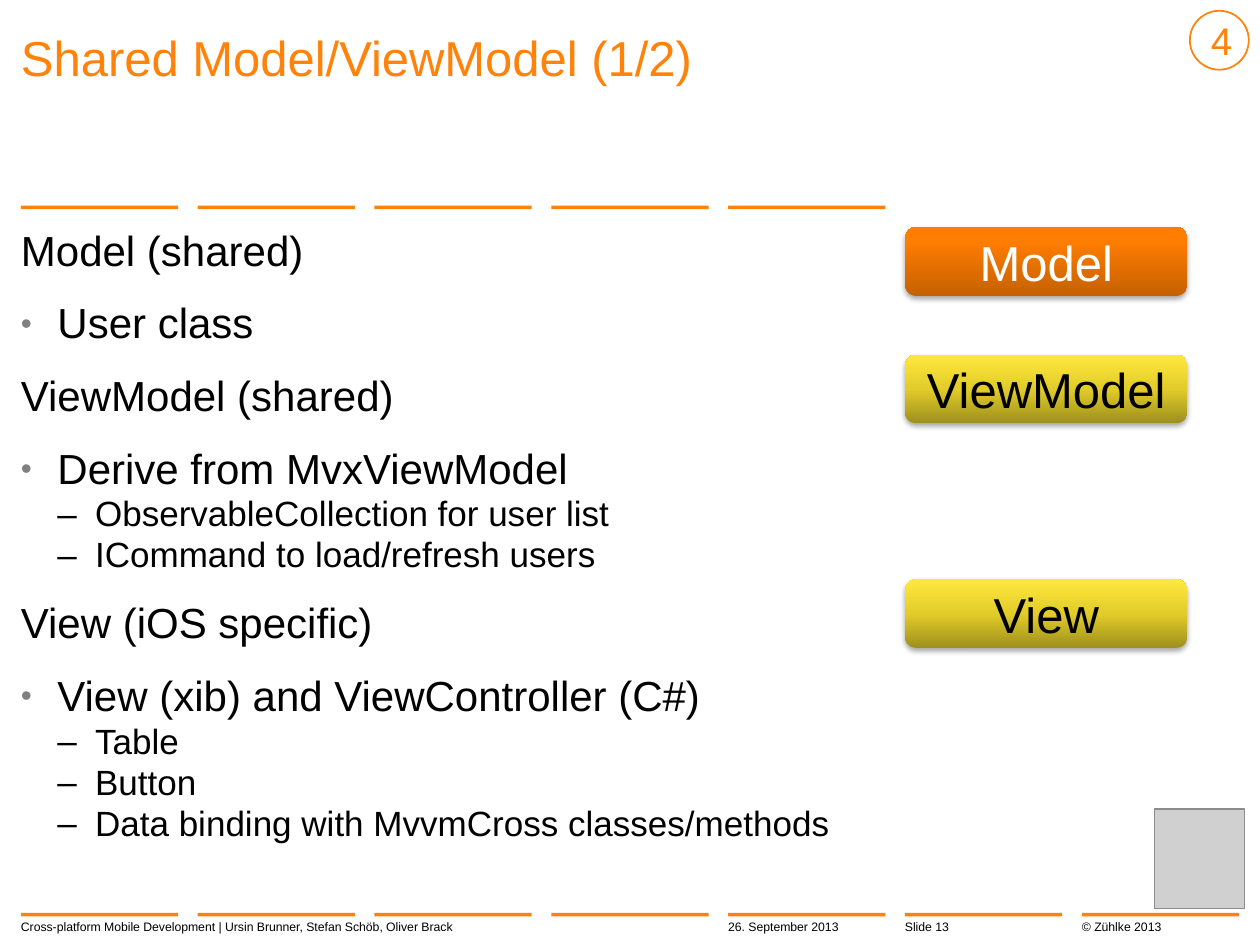
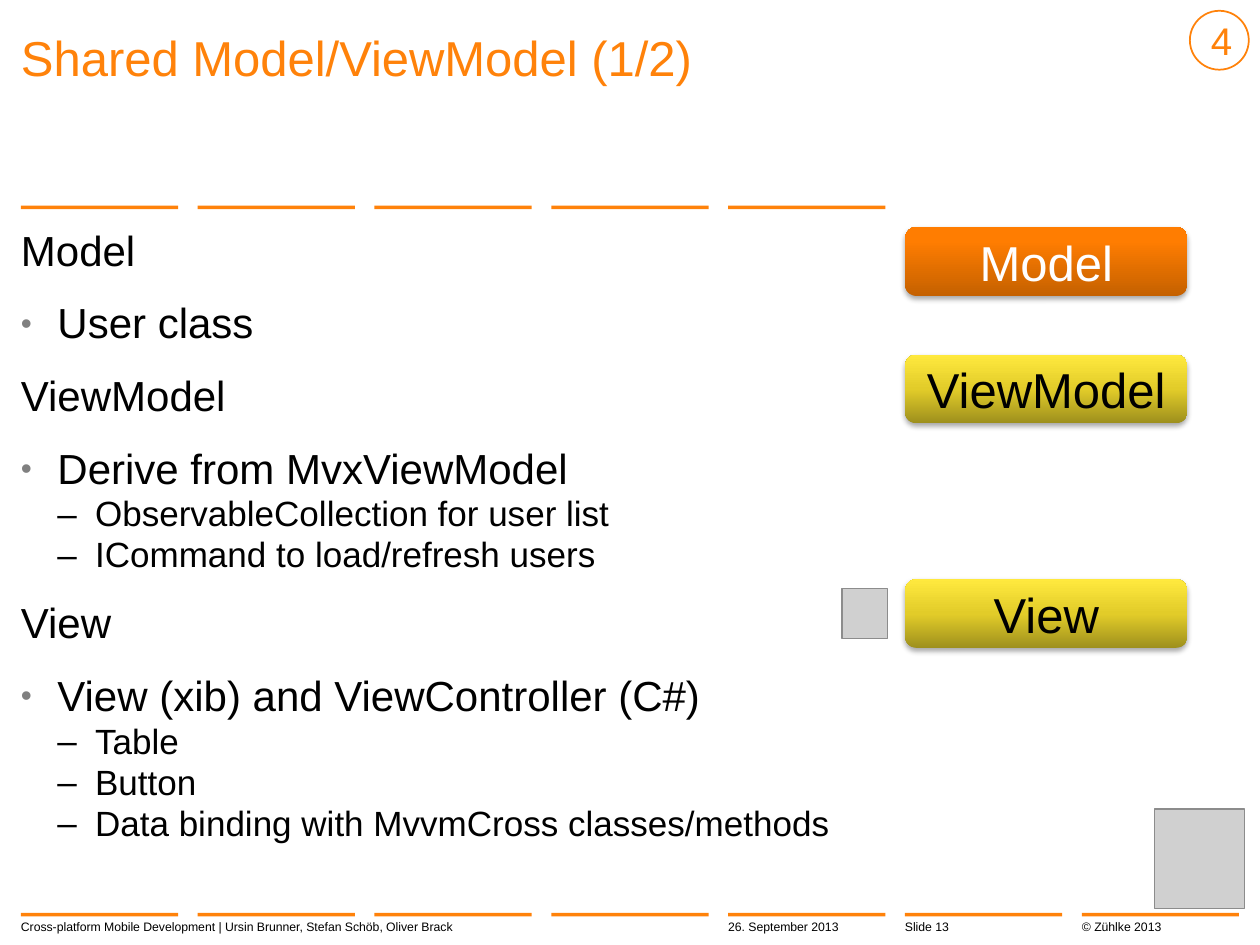
Before and after one commit to brunnurs/zxm, a slide deck: slide 13 of docs/13-09-26 Cross-platform mobile development with C#.pptx. Drawn at 1260x945 pixels with LibreOffice and Linux fonts; fonts in the diff are those of the drawing; grey boxes stand for pictures; background and template pictures are left out. Boxes give left, top, right and bottom in pixels: in the first picture for what was removed or moved away, otherwise in the second. Text is boxed around its words. In the diff, an @@ line names an element or a change of style, - is before the commit and + after.

```diff
--- a/docs/13-09-26 Cross-platform mobile development with C#.pptx
+++ b/docs/13-09-26 Cross-platform mobile development with C#.pptx
@@ text at (x1=21, y1=235, x2=135, y2=267): text changed @@
-Model (shared)
+Model
@@ text at (x1=21, y1=380, x2=226, y2=412): text changed @@
-ViewModel (shared)
+ViewModel
@@ picture added at (x1=842, y1=588, x2=887, y2=638) @@
@@ text at (x1=21, y1=607, x2=111, y2=639): text changed @@
-View (iOS specific)
+View
```
Also in this commit, not shown: 4 other slides changed.
